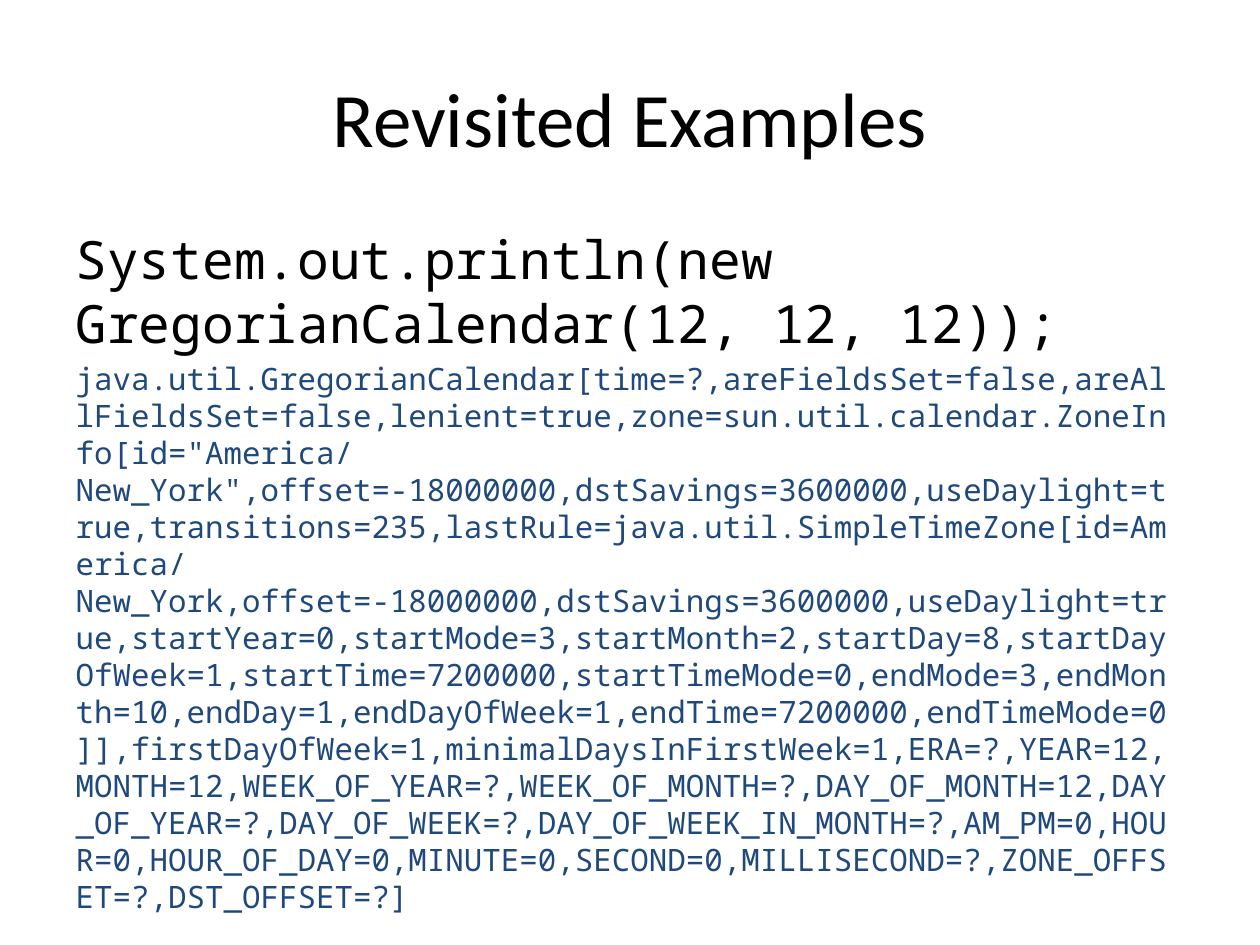
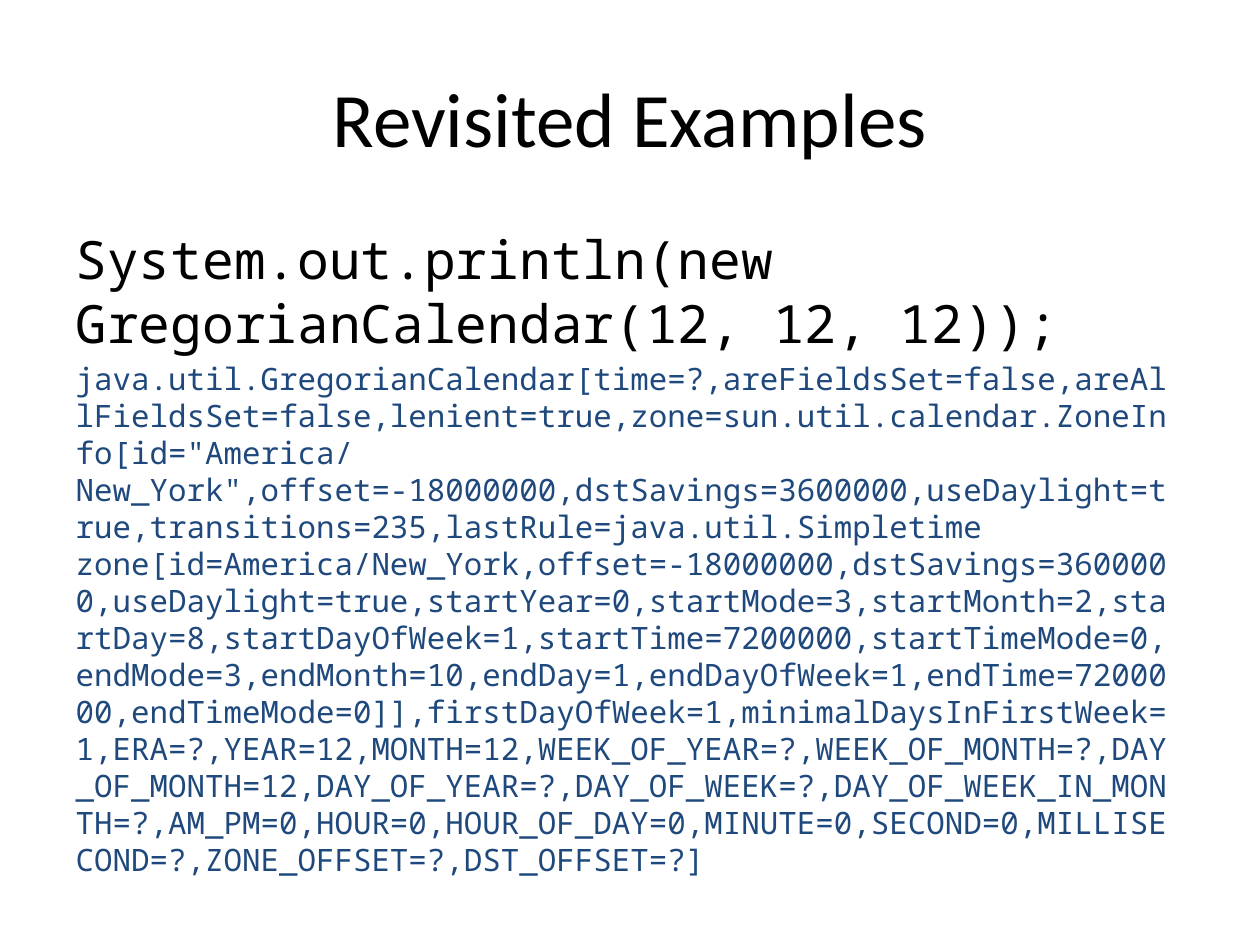
Before and after one commit to sualeh/make-a-date, a slide deck: slide 9 of Java 8 Date and Time API.pptx. Drawn at 1260x945 pixels with LibreOffice and Linux fonts; fonts in the diff are those of the drawing. Boxes give left, top, right and bottom in pixels: in the first picture for what was removed or moved away, otherwise in the second. Text is boxed around its words. In the diff, an @@ line names an element or a change of style, - is before the commit and + after.

```diff
--- a/Java 8 Date and Time API.pptx
+++ b/Java 8 Date and Time API.pptx
@@ text at box(76, 366, 1167, 839): text changed @@
-java.util.GregorianCalendar[time=?,areFieldsSet=false,areAllFieldsSet=false,lenient=true,zone=sun.util.calendar.ZoneInfo[id="America/New_York",offset=-18000000,dstSavings=3600000,useDaylight=true,transitions=235,lastRule=java.util.SimpleTimeZone[id=America/New_York,offset=-18000000,dstSavings=3600000,useDaylight=true,startYear=0,startMode=3,startMonth=2,startDay=8,startDayOfWeek=1,startTime=7200000,startTimeMode=0,endMode=3,endMonth=10,endDay=1,endDayOfWeek=1,endTime=7200000,endTimeMode=0]],firstDayOfWeek=1,minimalDaysInFirstWeek=1,ERA=?,YEAR=12,MONTH=12,WEEK_OF_YEAR=?,WEEK_OF_MONTH=?,DAY_OF_MONTH=12,DAY_OF_YEAR=?,DAY_OF_WEEK=?,DAY_OF_WEEK_IN_MONTH=?,AM_PM=0,HOUR=0,HOUR_OF_DAY=0,MINUTE=0,SECOND=0,MILLISECOND=?,ZONE_OFFSET=?,DST_OFFSET=?]
+java.util.GregorianCalendar[time=?,areFieldsSet=false,areAllFieldsSet=false,lenient=true,zone=sun.util.calendar.ZoneInfo[id="America/New_York",offset=-18000000,dstSavings=3600000,useDaylight=true,transitions=235,lastRule=java.util.Simpletime zone[id=America/New_York,offset=-18000000,dstSavings=3600000,useDaylight=true,startYear=0,startMode=3,startMonth=2,startDay=8,startDayOfWeek=1,startTime=7200000,startTimeMode=0,endMode=3,endMonth=10,endDay=1,endDayOfWeek=1,endTime=7200000,endTimeMode=0]],firstDayOfWeek=1,minimalDaysInFirstWeek=1,ERA=?,YEAR=12,MONTH=12,WEEK_OF_YEAR=?,WEEK_OF_MONTH=?,DAY_OF_MONTH=12,DAY_OF_YEAR=?,DAY_OF_WEEK=?,DAY_OF_WEEK_IN_MONTH=?,AM_PM=0,HOUR=0,HOUR_OF_DAY=0,MINUTE=0,SECOND=0,MILLISECOND=?,ZONE_OFFSET=?,DST_OFFSET=?]
```
Also in this commit, not shown: 12 other slides changed, 9 slides added, 3 slides removed, 1 other file.
